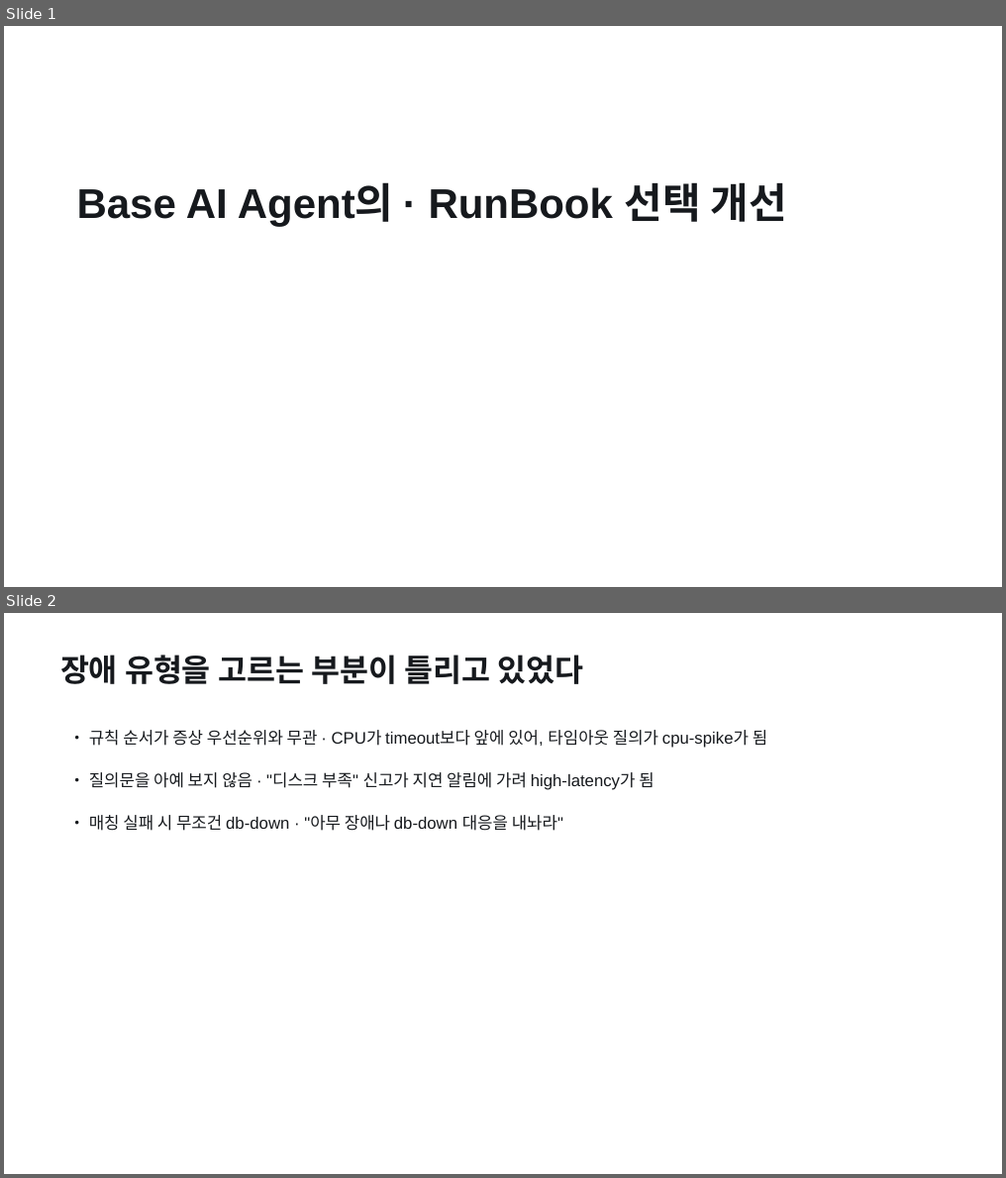
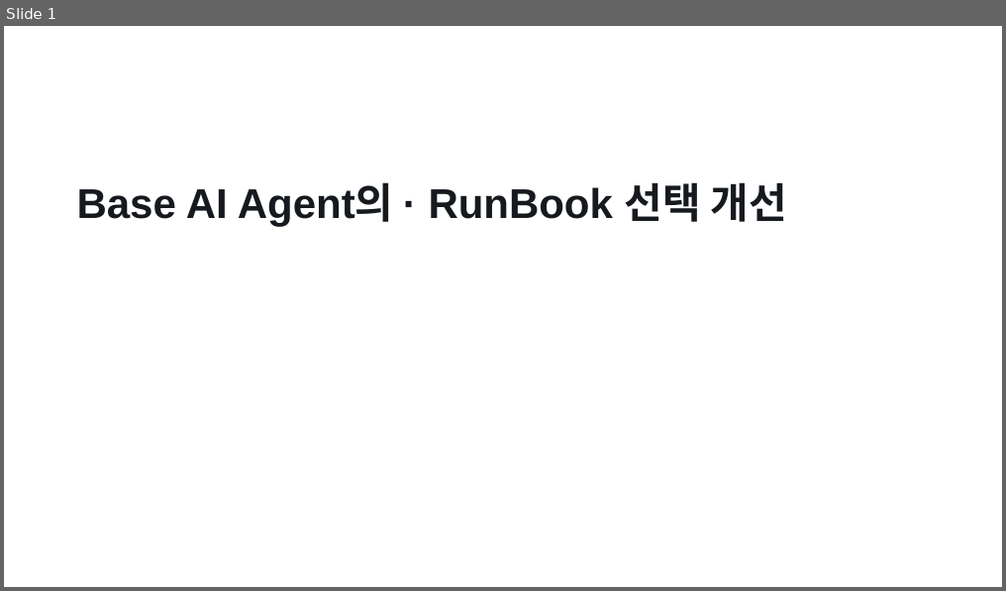
Before and after one commit to pigpgw/skala-ai-service-mini, a slide deck: doc/reports/presentation.pptx. Shown one above the other, each under a label of ours: slides 1 and 2 before the commit, slide 1 after it. The pictures are 1006x1178 and 1006x591 pixels, drawn with LibreOffice and Linux fonts; fonts in the diff are those of the drawing. Boxes give left, top, right and bottom in pixels: in the first picture for what was removed or moved away, otherwise in the second. Text is boxed around its words. In the diff, an @@ line names an element or a change of style, - is before the commit and + after.

```diff
--- a/doc/reports/presentation.pptx
+++ b/doc/reports/presentation.pptx
@@ slide 2 removed at (x1=4, y1=613, x2=1002, y2=1174), background #FFFFFF @@
@@ text removed at (x1=60, y1=655, x2=583, y2=684) @@
-장애 유형을 고르는 부분이 틀리고 있었다
@@ text removed at (x1=89, y1=730, x2=767, y2=748) @@
-• 규칙 순서가 증상 우선순위와 무관 · CPU가 timeout보다 앞에 있어, 타임아웃 질의가 cpu-spike가 됨
@@ text removed at (x1=89, y1=772, x2=653, y2=790) @@
-• 질의문을 아예 보지 않음 · "디스크 부족" 신고가 지연 알림에 가려 high-latency가 됨
@@ text removed at (x1=89, y1=815, x2=563, y2=831) @@
-• 매칭 실패 시 무조건 db-down · "아무 장애나 db-down 대응을 내놔라"
```
Also in this commit, not shown: 3 slides changed, 3 slides added, 5 other slides removed, 21 other files.
